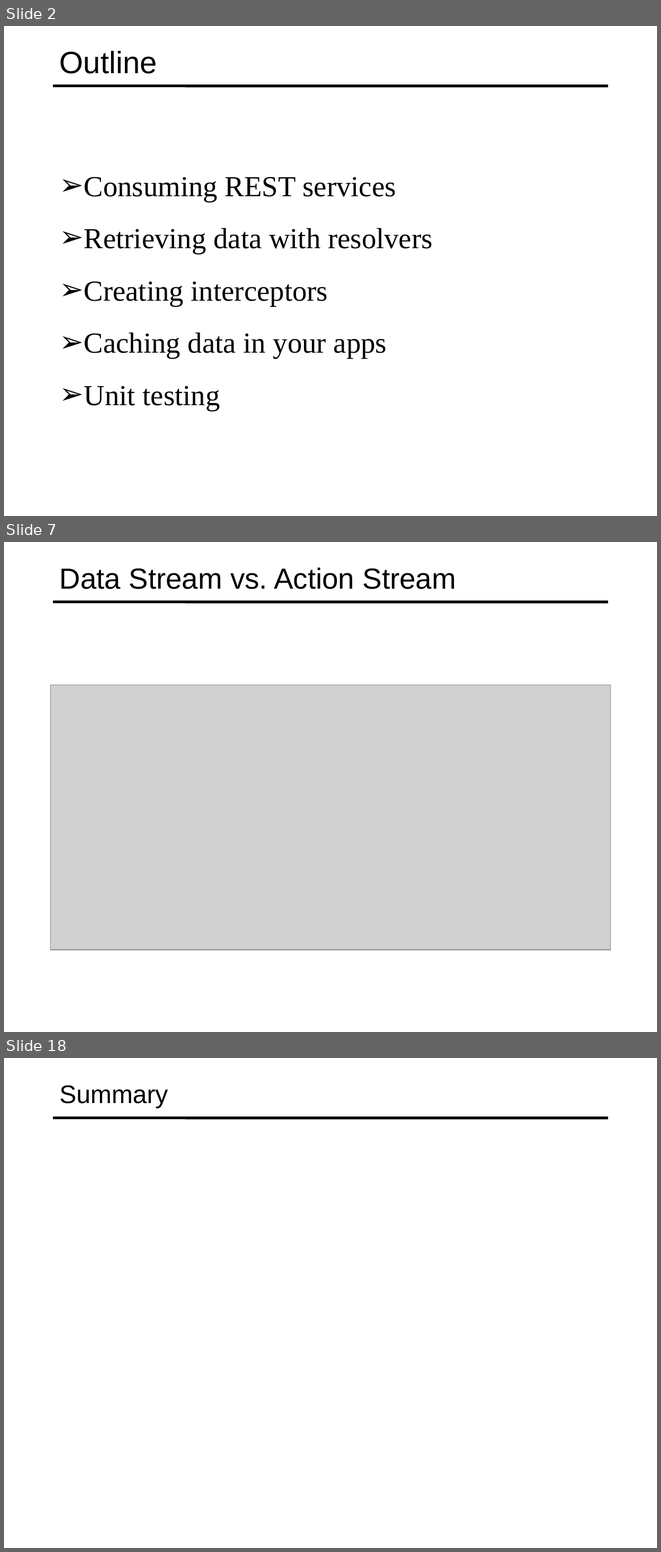
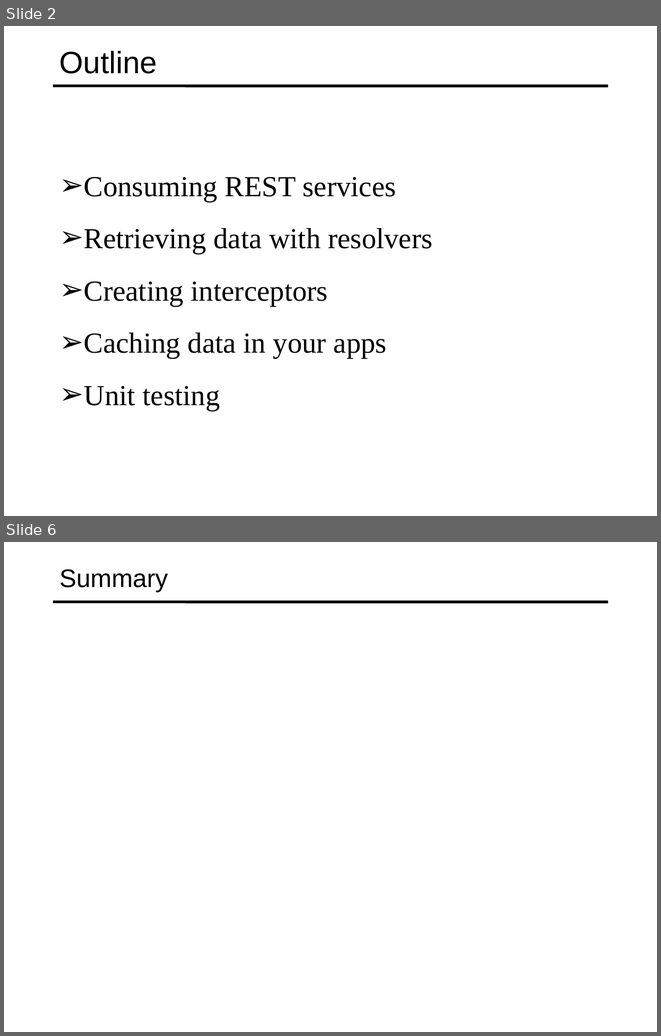
Before and after one commit to specter01wj/Jago_Link_Training, a slide deck: Angular/Angular12/Deep Dive/Angular HTTP Communication/1_Consuming REST Services/L1_Consuming REST Services.ppt. Shown one above the other, each under a label of ours: slides 2, 7 and 18 before the commit, slides 2 and 6 after it; the slides between them are not shown. The pictures are 661x1552 and 661x1036 pixels, drawn with LibreOffice and Linux fonts; fonts in the diff are those of the drawing; grey boxes stand for pictures. Boxes give left, top, right and bottom in pixels: in the first picture for what was removed or moved away, otherwise in the second. Text is boxed around its words. In the diff, an @@ line names an element or a change of style, - is before the commit and + after.

```diff
--- a/Angular/Angular12/Deep Dive/Angular HTTP Communication/1_Consuming REST Services/L1_Consuming REST Services.ppt
+++ b/Angular/Angular12/Deep Dive/Angular HTTP Communication/1_Consuming REST Services/L1_Consuming REST Services.ppt
@@ slide 7 removed at box(4, 542, 657, 1032), background #FFFFFF; not listed: 1 template element that a slide beside it also shows @@
@@ title removed at box(60, 567, 456, 589) @@
-Data Stream vs. Action Stream
@@ picture removed at box(50, 685, 611, 950) @@
@@ what was slide 18 is now slide 6 @@
```
Also in this commit, not shown: 1 slide changed, 3 slides added, 14 other slides removed.
